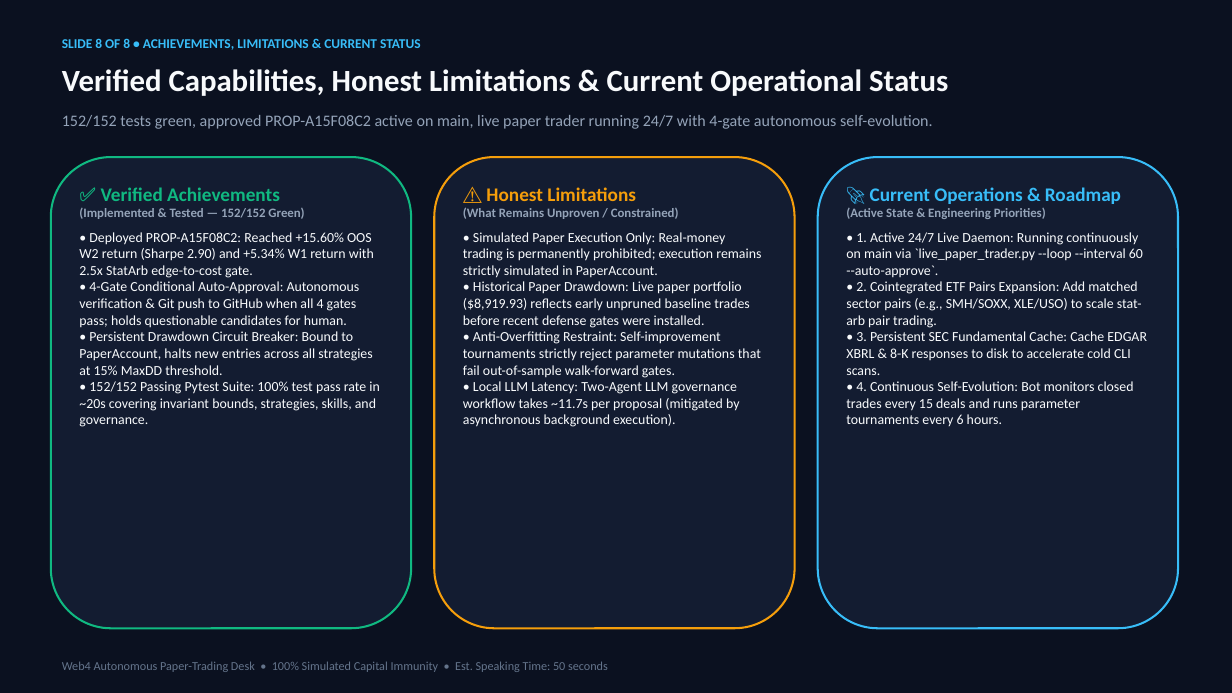
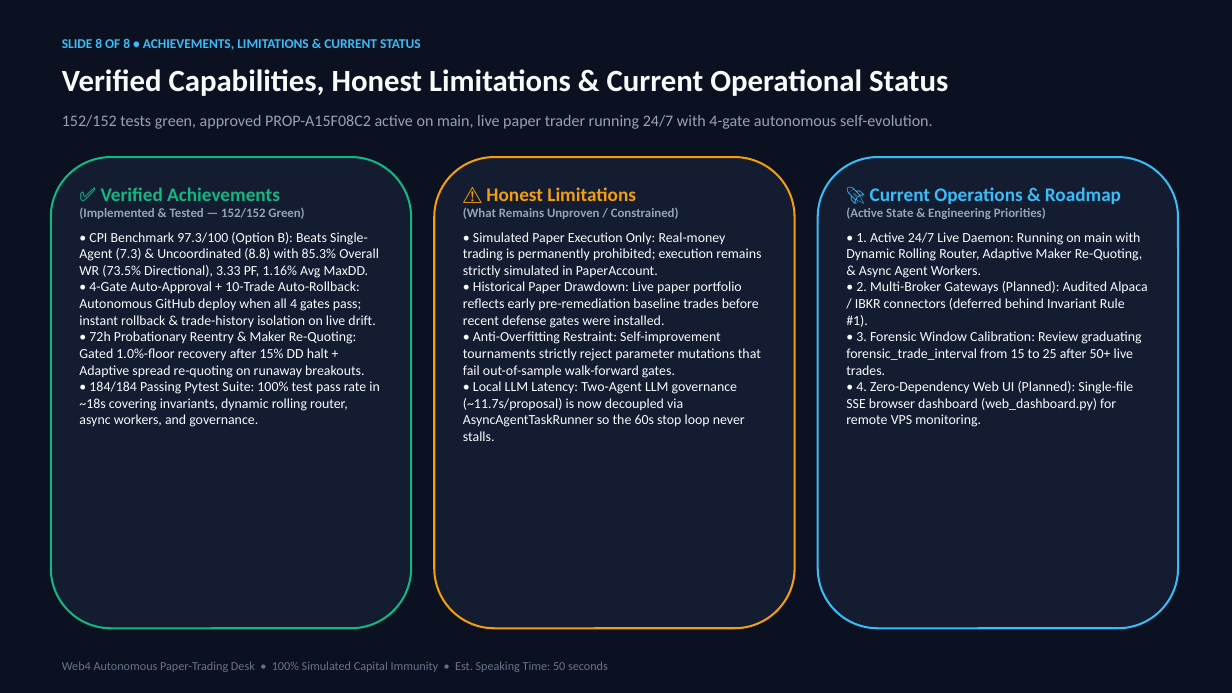
Before and after one commit to iShmuel/web4-trading-agent, a slide deck: slide 8 of web4_trading_agent_presentation.pptx. Drawn at 1232x693 pixels with LibreOffice and Linux fonts; fonts in the diff are those of the drawing. Boxes give left, top, right and bottom in pixels: in the first picture for what was removed or moved away, otherwise in the second. Text is boxed around its words. In the diff, an @@ line names an element or a change of style, - is before the commit and + after.

Commit message:
Update presentation (.pptx, .pdf, HTML, & previews) with CPI 97.3/100, Option B, Items 1-4, and 184/184 tests

```diff
--- a/web4_trading_agent_presentation.pptx
+++ b/web4_trading_agent_presentation.pptx
@@ text in rounded rectangle at [79,232,379,427]: text changed @@
-• Deployed PROP-A15F08C2: Reached +15.60% OOS W2 return (Sharpe 2.90) and +5.34% W1 return with 2.5x StatArb edge-to-cost gate.
-• 4-Gate Conditional Auto-Approval: Autonomous verification & Git push to GitHub when all 4 gates pass; holds questionable candidates for human.
-• Persistent Drawdown Circuit Breaker: Bound to PaperAccount, halts new entries across all strategies at 15% MaxDD threshold.
-• 152/152 Passing Pytest Suite: 100% test pass rate in ~20s covering invariant bounds, strategies, skills, and governance.
+• CPI Benchmark 97.3/100 (Option B): Beats Single-Agent (7.3) & Uncoordinated (8.8) with 85.3% Overall WR (73.5% Directional), 3.33 PF, 1.16% Avg MaxDD.
+• 4-Gate Auto-Approval + 10-Trade Auto-Rollback: Autonomous GitHub deploy when all 4 gates pass; instant rollback & trade-history isolation on live drift.
+• 72h Probationary Reentry & Maker Re-Quoting: Gated 1.0%-floor recovery after 15% DD halt + Adaptive spread re-quoting on runaway breakouts.
+• 184/184 Passing Pytest Suite: 100% test pass rate in ~18s covering invariants, dynamic rolling router, async workers, and governance.
@@ text in rounded rectangle at [846,232,1147,427]: text changed @@
-• 1. Active 24/7 Live Daemon: Running continuously on main via `live_paper_trader.py --loop --interval 60 --auto-approve`.
-• 2. Cointegrated ETF Pairs Expansion: Add matched sector pairs (e.g., SMH/SOXX, XLE/USO) to scale stat-arb pair trading.
-• 3. Persistent SEC Fundamental Cache: Cache EDGAR XBRL & 8-K responses to disk to accelerate cold CLI scans.
-• 4. Continuous Self-Evolution: Bot monitors closed trades every 15 deals and runs parameter tournaments every 6 hours.
+• 1. Active 24/7 Live Daemon: Running on main with Dynamic Rolling Router, Adaptive Maker Re-Quoting, & Async Agent Workers.
+• 2. Multi-Broker Gateways (Planned): Audited Alpaca / IBKR connectors (deferred behind Invariant Rule #1).
+• 3. Forensic Window Calibration: Review graduating forensic_trade_interval from 15 to 25 after 50+ live trades.
+• 4. Zero-Dependency Web UI (Planned): Single-file SSE browser dashboard (web_dashboard.py) for remote VPS monitoring.
@@ text in rounded rectangle at [463,281,759,328]: text changed @@
-• Historical Paper Drawdown: Live paper portfolio ($8,919.93) reflects early unpruned baseline trades before recent defense gates were installed.
+• Historical Paper Drawdown: Live paper portfolio reflects early pre-remediation baseline trades before recent defense gates were installed.
@@ text in rounded rectangle at [463,381,745,441]: text changed @@
-• Local LLM Latency: Two-Agent LLM governance workflow takes ~11.7s per proposal (mitigated by asynchronous background execution).
+• Local LLM Latency: Two-Agent LLM governance (~11.7s/proposal) is now decoupled via AsyncAgentTaskRunner so the 60s stop loop never stalls.
```
Also in this commit, not shown: 1 other slide changed, 4 other files.
